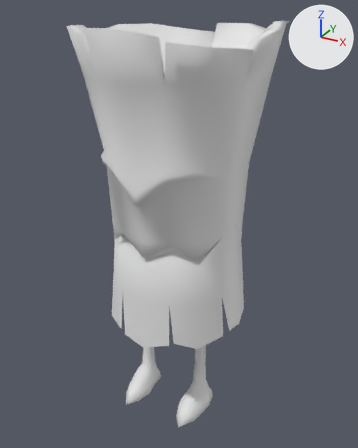
One commit to the Blender file Assets/Models/Characters/monster_1.blend: the scene before it, then after it.
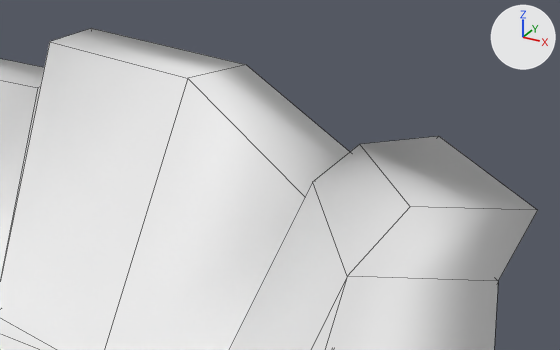
There are two pictures of each version: one whole from a 50 mm camera at (3.68, -6.63, 6.81) aimed at (-0.01, 0.06, 3.46), one close up from a 50 mm camera at (1.55, -0.17, 7.08) aimed at (0.98, 0.88, 6.56). Lighting does not change. The marker at upper right points along +X, +Y and +Z. The close-ups show mesh edges as thin lines.

Script lines for the objects in view, before the commit:
```python
me_cylinder = bpy.data.meshes.new('Cylinder')
me_cylinder.from_pydata(...)  # 323 vertices, 316 faces; spans x -1.33..1.3, y -1.19..1.42, z -1.34..1.56
me_cylinder.polygons.foreach_set('use_smooth', [True] * 316)
# before: 131 (1.18, 0.63, 1.56) at pixel (498, 281), 259 (0.95, 1.02, 1.52), 265 (1.05, 0.57, 1.56) at pixel (347, 276), 281 (0.85, 0.92, 1.52) at pixel (312, 181), 300 (1.18, 0.81, 1.56) at pixel (537, 210)
# before: 301 (0.95, 1.19, 1.52) at pixel (438, 136), 314 (1.05, 0.75, 1.56) at pixel (410, 206), 315 (0.85, 1.09, 1.52) at pixel (359, 144)
ob_monster_1 = bpy.data.objects.new('monster_1', me_cylinder)
ob_monster_1.location = (0.001, -0.143, 3.074)
ob_monster_1.scale = (1.19, 1.19, 2.27)
```
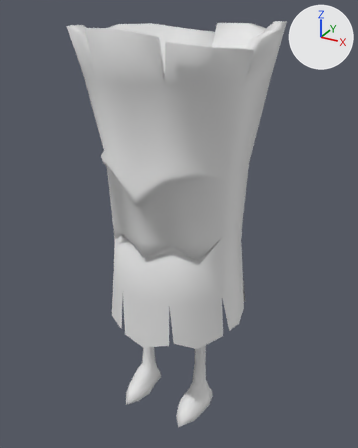
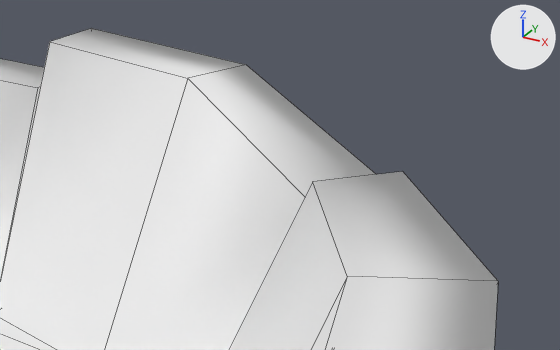
Where the newer file only moved an object's origin or applied its transform, the numbers keep the older frame.

Location of each change, (x1, y1, x2, y2) in pixels of the close-ups (560 x 350 px):
'monster_1', reshaped
    before: (0, 28, 538, 350)
    after: (0, 28, 498, 350)
part 1 of me_cylinder, cut back
    before: (313, 136, 538, 281)
    after: (313, 172, 497, 281)

What the commit changed:
me_cylinder has 323 vertices, 316 faces and spans x -1.33..1.3, y -1.19..1.42, z -1.34..1.56.
me_cylinder is used by ob_monster_1; location (0.001, -0.143, 3.074); scale (1.19, 1.19, 2.27).
Verts and faces of me_cylinder; kept vertices keep their numbers, new ones are numbered from 323.
Part 1, on me_cylinder:
Vertices deleted: 300, 301, 314, 315 (with the faces that use them).
New faces: (131, 259, 281, 265).
